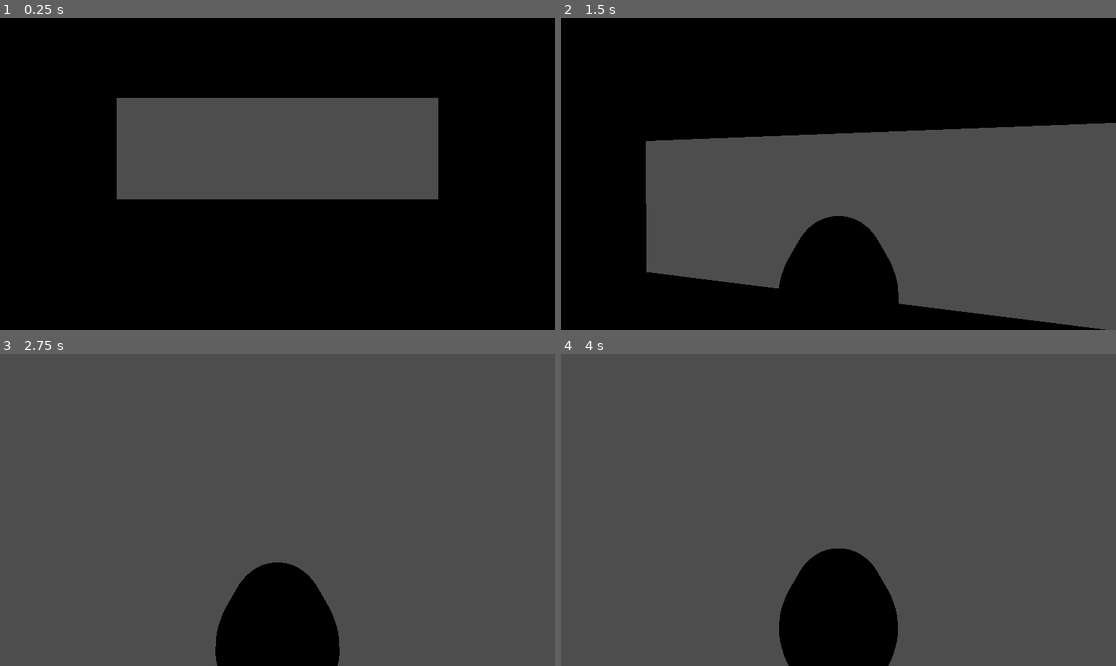
Above: before the commit, frames 1-4 (two rows, left to right).
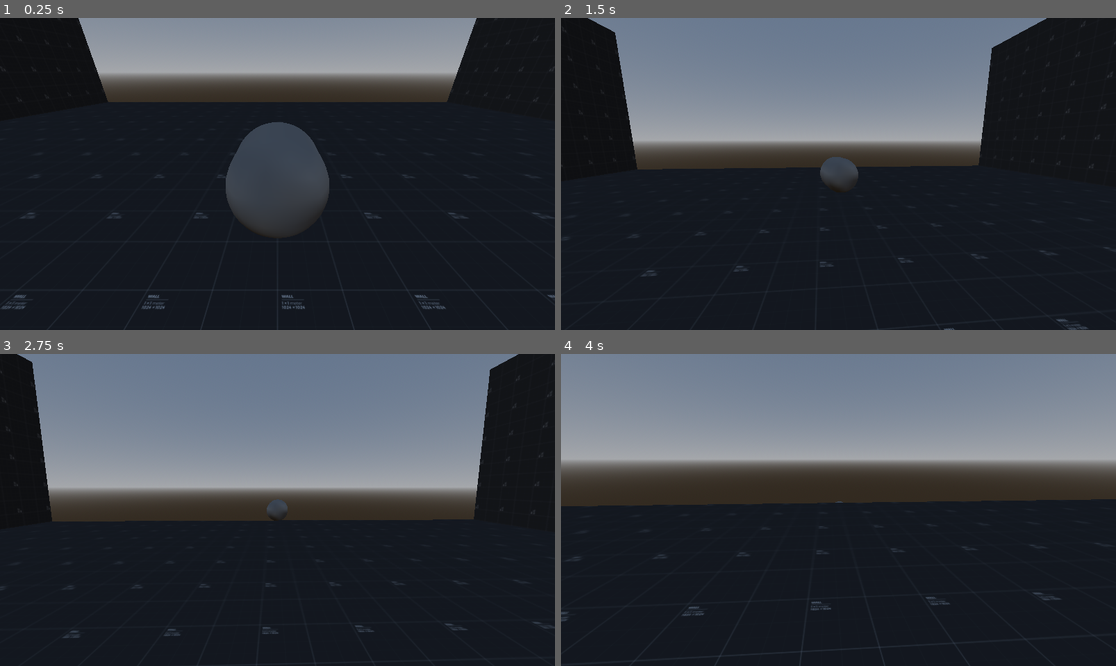
Above: after the commit, the same moments.

Repository: jamethy/fish-4
Game: Godot game, scene res://Scenes/test-scene.tscn
The game is run twice, just before and just after one commit, with the same random seed, the same clock (stepped at 60 frames per second) and the same inputs. Before the commit the project has no main scene; this scene is started directly in both runs.
Inputs (mouse positions are in pixels of both pictures, inside the frame that each line leads up to):
- Up to frame 1 (0.25 s): no input
- Up to frame 2 (1.5 s): tap Enter (ui_accept) at 0.5, 0.77, 0.8, 1.07, 1.35 s; move the mouse to (866, 174) at 0.52 s; hold W (Forward) from 0.53 s (still down); tap Space (Burst, bound only after the commit) at 0.6 s; move the mouse to (810, 174) at 1.27 s
- Up to frame 3 (2.75 s): keep holding W (Forward); tap Enter (ui_accept) at 1.52, 1.82, 2.3 s; tap Space (Burst, bound only after the commit) at 1.55, 2.1 s; move the mouse to (288, 503) at 2.02 s
- Up to frame 4 (4 s): keep holding W (Forward); move the mouse to (832, 516) at 2.77 s; tap Space (Burst, bound only after the commit) at 2.85 s; tap Enter (ui_accept) at 3.02, 3.32, 3.6, 3.77 s; move the mouse to (877, 513) at 3.52 s

The runs differ from the first frame. In frame 1, 88% of the frame differs, in the area x 0-100%, y 0-100%; in frame 2, 87%; in frame 3, 98%; in frame 4, 97%.

Commit message:
Added Camera / Movement

Diff:
--- a/Player.gd
+++ b/Player/Player.gd
@@ -2,10 +2,12 @@
 
 @onready var mesh_instance_3d = $MeshInstance3D
 @onready var collision_shape_3d = $CollisionShape3D
-@onready var camera = $Camera3D
+@onready var camera = $SpringArm3D/Camera3D
 
+#Speed Variables
 const SPEED = 5.0
 const JUMP_VELOCITY = 4.5
+var has_burst = true
 
 #Input Variables
 var direction = Vector3.ZERO
@@ -24,8 +26,8 @@
 func _input(event):
 	if event is InputEventMouseMotion:
 		rotate_y(deg_to_rad(event.relative.x * mouse_sensitivity * -1))
-		camera.rotate_x(deg_to_rad(event.relative.y * mouse_sensitivity * -1))
-		camera.rotation.x = clamp(camera.rotation.x,deg_to_rad(-89),deg_to_rad(89))
+		#camera.rotate_x(deg_to_rad(event.relative.y * mouse_sensitivity * -1))
+		#camera.rotation.x = clamp(camera.rotation.x,deg_to_rad(-89),deg_to_rad(89))
 
 
 func _physics_process(delta):
@@ -34,8 +36,12 @@
 		velocity.y -= gravity * delta
 
 	# Handle jump.
-	if Input.is_action_just_pressed("ui_accept") and is_on_floor():
-		velocity.y = JUMP_VELOCITY
+	#if Input.is_action_just_pressed("ui_accept") and is_on_floor():
+		#velocity.y = JUMP_VELOCITY
+
+	# Handle Burst
+	if Input.is_action_just_pressed("Burst") and has_burst:
+		pass
 
 	# Get the input direction and handle the movement/deceleration.
 	# As good practice, you should replace UI actions with custom gameplay actions.
--- a/Player/player.tscn
+++ b/Player/player.tscn
@@ -1,6 +1,6 @@
 [gd_scene load_steps=4 format=3 uid="uid://ua1b473dkgkh"]
 
-[ext_resource type="Script" path="res://Player.gd" id="1_554pr"]
+[ext_resource type="Script" path="res://Player/Player.gd" id="1_n87ny"]
 
 [sub_resource type="CapsuleShape3D" id="CapsuleShape3D_uuyoy"]
 height = 1.5
@@ -9,7 +9,8 @@
 height = 1.5
 
 [node name="Player" type="CharacterBody3D"]
-script = ExtResource("1_554pr")
+transform = Transform3D(1, 0, 0, 0, 1, 0, 0, 0, 1, -0.00230026, 0.506608, -0.00224853)
+script = ExtResource("1_n87ny")
 
 [node name="CollisionShape3D" type="CollisionShape3D" parent="."]
 transform = Transform3D(1, 0, 0, 0, -4.37114e-08, -1, 0, 1, -4.37114e-08, 0, 0, 0)
@@ -18,6 +19,3 @@
 [node name="MeshInstance3D" type="MeshInstance3D" parent="."]
 transform = Transform3D(1, 0, 0, 0, -4.37114e-08, -1, 0, 1, -4.37114e-08, 0, 0, 0)
 mesh = SubResource("CapsuleMesh_05ut4")
-
-[node name="Camera3D" type="Camera3D" parent="."]
-transform = Transform3D(1, 0, 0, 0, 1, 0, 0, 0, 1, 0, 1, 2)
--- /dev/null
+++ b/Player/player_camera.gd
@@ -0,0 +1,16 @@
+@tool
+extends Camera3D
+
+
+@export var lerp_speed = 3.0
+@export var target: Node3D
+@export var offset = Vector3.ZERO
+
+func _physics_process(delta):
+	if !target:
+		return
+
+	var target_xform = target.global_transform.translated_local(offset)
+	global_transform = global_transform.interpolate_with(target_xform, lerp_speed * delta)
+
+	look_at(target.global_transform.origin, target.transform.basis.y)
--- a/Scenes/test-scene.tscn
+++ b/Scenes/test-scene.tscn
@@ -1,21 +1,26 @@
-[gd_scene load_steps=4 format=3 uid="uid://d3fiuxx6srntl"]
+[gd_scene load_steps=8 format=3 uid="uid://d3fiuxx6srntl"]
 
 [ext_resource type="Texture2D" uid="uid://dafm0canr7uy2" path="res://Assets/Test Tile Textures/texture_01.svg" id="1_kua01"]
 [ext_resource type="PackedScene" uid="uid://ua1b473dkgkh" path="res://Player/player.tscn" id="2_rc6cb"]
+[ext_resource type="Script" path="res://Player/player_camera.gd" id="3_ggqbw"]
 
 [sub_resource type="StandardMaterial3D" id="StandardMaterial3D_28j67"]
 albedo_texture = ExtResource("1_kua01")
 uv1_triplanar = true
 
+[sub_resource type="ProceduralSkyMaterial" id="ProceduralSkyMaterial_pioxt"]
+
+[sub_resource type="Sky" id="Sky_7kv2v"]
+sky_material = SubResource("ProceduralSkyMaterial_pioxt")
+
+[sub_resource type="Environment" id="Environment_d1hp7"]
+background_mode = 2
+sky = SubResource("Sky_7kv2v")
+ambient_light_color = Color(0.498039, 0.498039, 0.498039, 1)
+
 [node name="Node3D" type="Node3D"]
 
 [node name="CSGBox3D" type="CSGBox3D" parent="."]
-use_collision = true
-size = Vector3(20, 1, 20)
-material = SubResource("StandardMaterial3D_28j67")
-
-[node name="CSGBox3D4" type="CSGBox3D" parent="."]
-transform = Transform3D(1, 0, 0, 0, 1, 0, 0, 0, 1, 0, 7, 0)
 use_collision = true
 size = Vector3(20, 1, 20)
 material = SubResource("StandardMaterial3D_28j67")
@@ -34,3 +39,13 @@
 
 [node name="Player" parent="." instance=ExtResource("2_rc6cb")]
 transform = Transform3D(1, 0, 0, 0, 1, 0, 0, 0, 1, 0, 1, 0)
+
+[node name="WorldEnvironment" type="WorldEnvironment" parent="."]
+environment = SubResource("Environment_d1hp7")
+
+[node name="Camera3D" type="Camera3D" parent="." node_paths=PackedStringArray("target")]
+transform = Transform3D(1, 0, 0, 0, 0.894428, 0.447211, 0, -0.447211, 0.894428, 0, 1.99999, 1.99999)
+script = ExtResource("3_ggqbw")
+lerp_speed = 0.3
+target = NodePath("../Player")
+offset = Vector3(0, 1, 2)
--- a/project.godot
+++ b/project.godot
@@ -11,6 +11,7 @@
 [application]
 
 config/name="fish-4"
+run/main_scene="res://Scenes/test-scene.tscn"
 config/features=PackedStringArray("4.2", "Forward Plus")
 config/icon="res://icon.svg"
 
@@ -36,6 +37,11 @@
 "events": [Object(InputEventKey,"resource_local_to_scene":false,"resource_name":"","device":-1,"window_id":0,"alt_pressed":false,"shift_pressed":false,"ctrl_pressed":false,"meta_pressed":false,"pressed":false,"keycode":0,"physical_keycode":68,"key_label":0,"unicode":100,"echo":false,"script":null)
 ]
 }
+Burst={
+"deadzone": 0.5,
+"events": [Object(InputEventKey,"resource_local_to_scene":false,"resource_name":"","device":-1,"window_id":0,"alt_pressed":false,"shift_pressed":false,"ctrl_pressed":false,"meta_pressed":false,"pressed":false,"keycode":0,"physical_keycode":32,"key_label":0,"unicode":32,"echo":false,"script":null)
+]
+}
 
 [physics]
 
